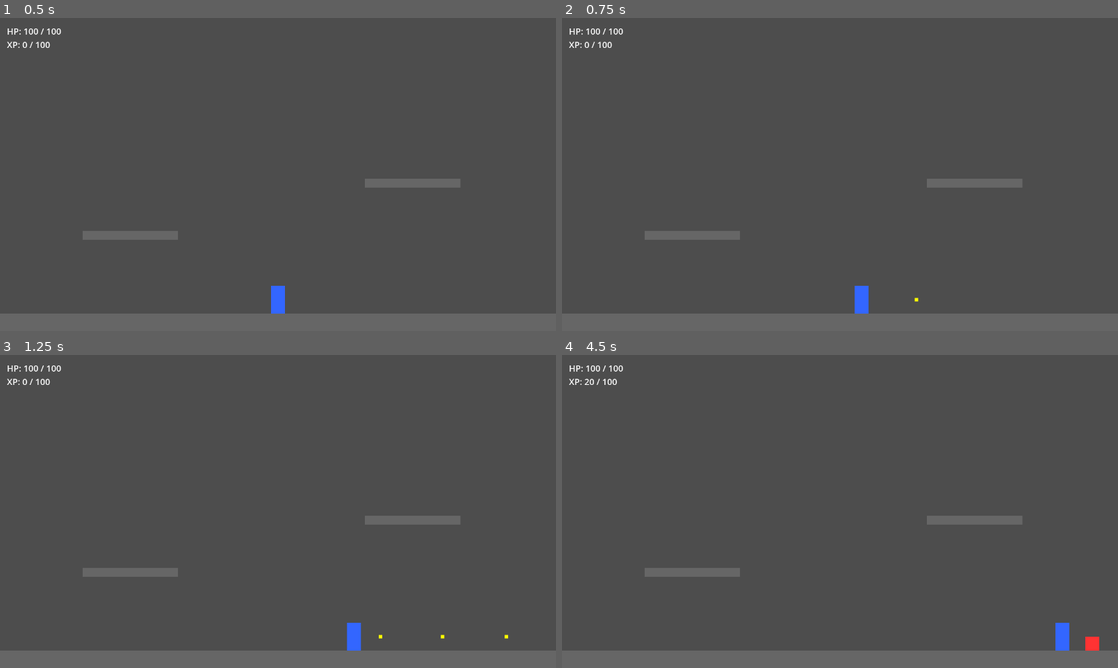
Above: before the commit, frames 1-4 (two rows, left to right).
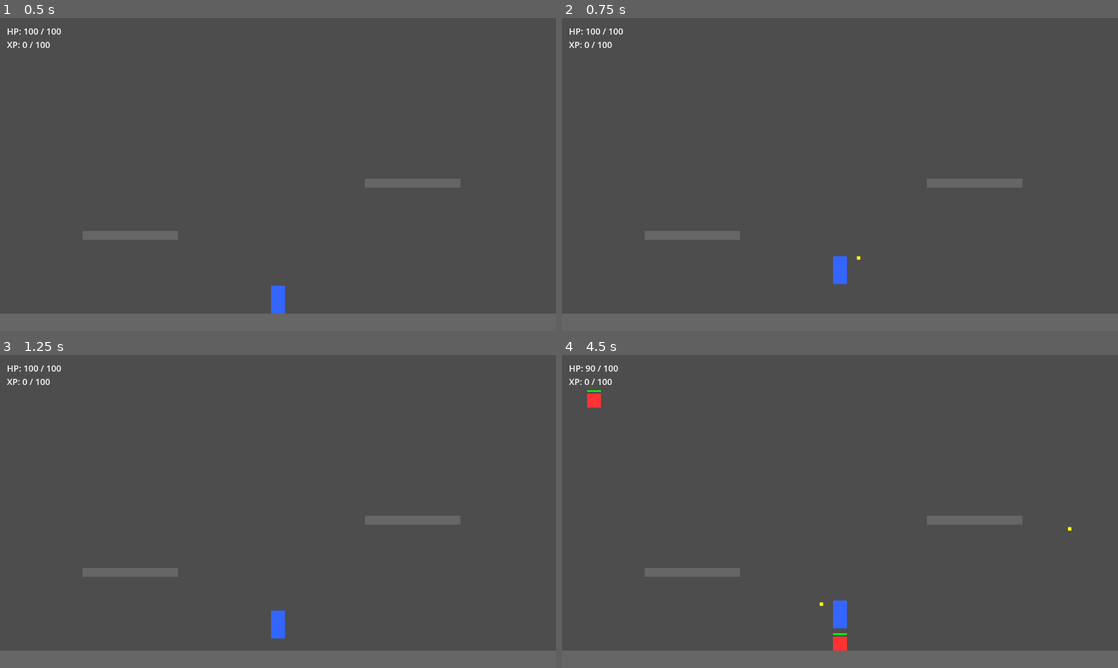
Above: after the commit, the same moments.

Repository: phanthakandt/shoot
Game: Godot game, scene res://scenes/Main.tscn
The game is run twice, just before and just after one commit, with the same random seed, the same clock (stepped at 60 frames per second) and the same inputs.
Inputs (mouse positions are in pixels of both pictures, inside the frame that each line leads up to):
- Up to frame 1 (0.5 s): no input
- Up to frame 2 (0.75 s): tap Enter (ui_accept) at 0.5 s; move the mouse to (962, 158) at 0.52 s; hold Right (ui_right) from 0.53 s (still down); hold Space from 0.53 s (still down); click (962, 158) at 0.67 s
- Up to frame 3 (1.25 s): keep holding Right (ui_right); keep holding Space; tap Enter (ui_accept) at 0.77, 0.8, 1.07 s
- Up to frame 4 (4.5 s): move the mouse to (728, 527) at 1.27 s; release Space at 1.28 s; tap Enter (ui_accept) at 1.35, 1.52, 1.82, 2.3, 3.02, 3.32 s; click (728, 527) at 1.42 s; tap Space at 1.55, 2.85, 4.35 s; move the mouse to (895, 442) at 2.02 s; release Right (ui_right) at 2.03 s; hold Left (ui_left) 2.03-2.78 s; hold Space 2.03-2.78 s; click (895, 442) at 2.17 s; move the mouse to (812, 574) at 2.77 s; hold Right (ui_right) 2.78-4.28 s; click (812, 574) at 2.92 s; move the mouse to (1006, 558) at 3.52 s; hold Enter (ui_accept) 3.53-4.28 s; click (1006, 558) at 3.67 s; move the mouse to (673, 464) at 4.27 s; hold Left (ui_left) from 4.28 s (still down); click (673, 464) at 4.42 s

Frame 1 is identical in both runs. In frame 2, 0.5% of the frame differs, in the area x 48-65%, y 76-95%; in frame 3, 0.5%; in frame 4, 0.9%, in the area x 4-97%, y 3-95%.

Commit message:
ปรับเรื่องขอบแมพและ ai ศัตรู ระบบพื้นฐานน่าจะพอใช้ได้

Diff:
--- a/scenes/Enemy.tscn
+++ b/scenes/Enemy.tscn
@@ -19,3 +19,17 @@
 
 [node name="CollisionShape2D" type="CollisionShape2D" parent="."]
 shape = SubResource("RectangleShape2D_enemy")
+
+[node name="HealthBarBg" type="ColorRect" parent="."]
+offset_left = -16.0
+offset_top = -24.0
+offset_right = 16.0
+offset_bottom = -20.0
+color = Color(0.1, 0.1, 0.1, 1)
+
+[node name="HealthBarFill" type="ColorRect" parent="."]
+offset_left = -16.0
+offset_top = -24.0
+offset_right = 16.0
+offset_bottom = -20.0
+color = Color(0, 1, 0, 1)
--- a/scenes/Main.tscn
+++ b/scenes/Main.tscn
@@ -1,6 +1,6 @@
-[gd_scene load_steps=6 format=3]
+[gd_scene format=3 uid="uid://dovpyu2e42liy"]
 
-[ext_resource type="Script" path="res://scripts/Main.gd" id="1"]
+[ext_resource type="Script" uid="uid://bhcu5qoqmdyvx" path="res://scripts/Main.gd" id="1"]
 [ext_resource type="PackedScene" path="res://scenes/Player.tscn" id="2"]
 [ext_resource type="PackedScene" path="res://scenes/LevelUpUI.tscn" id="3"]
 
@@ -10,64 +10,92 @@
 [sub_resource type="RectangleShape2D" id="RectangleShape2D_platform"]
 size = Vector2(220, 20)
 
-[node name="Main" type="Node2D"]
+[sub_resource type="RectangleShape2D" id="RectangleShape2D_wall"]
+size = Vector2(20, 720)
+
+[node name="Main" type="Node2D" unique_id=1572924453]
 script = ExtResource("1")
 
-[node name="Ground" type="StaticBody2D" parent="."]
+[node name="Ground" type="StaticBody2D" parent="." unique_id=1607646167]
 position = Vector2(640, 700)
-collision_layer = 1
 collision_mask = 0
 
-[node name="ColorRect" type="ColorRect" parent="Ground"]
+[node name="ColorRect" type="ColorRect" parent="Ground" unique_id=676826374]
 offset_left = -640.0
 offset_top = -20.0
 offset_right = 640.0
 offset_bottom = 20.0
 color = Color(0.4, 0.4, 0.4, 1)
 
-[node name="CollisionShape2D" type="CollisionShape2D" parent="Ground"]
+[node name="CollisionShape2D" type="CollisionShape2D" parent="Ground" unique_id=73639487]
 shape = SubResource("RectangleShape2D_ground")
 
-[node name="Platform1" type="StaticBody2D" parent="."]
+[node name="Platform1" type="StaticBody2D" parent="." unique_id=1750285861]
 position = Vector2(300, 500)
-collision_layer = 1
 collision_mask = 0
 
-[node name="ColorRect" type="ColorRect" parent="Platform1"]
+[node name="ColorRect" type="ColorRect" parent="Platform1" unique_id=1726192163]
 offset_left = -110.0
 offset_top = -10.0
 offset_right = 110.0
 offset_bottom = 10.0
 color = Color(0.4, 0.4, 0.4, 1)
 
-[node name="CollisionShape2D" type="CollisionShape2D" parent="Platform1"]
+[node name="CollisionShape2D" type="CollisionShape2D" parent="Platform1" unique_id=1902048920]
 shape = SubResource("RectangleShape2D_platform")
 
-[node name="Platform2" type="StaticBody2D" parent="."]
+[node name="Platform2" type="StaticBody2D" parent="." unique_id=1504984135]
 position = Vector2(950, 380)
-collision_layer = 1
 collision_mask = 0
 
-[node name="ColorRect" type="ColorRect" parent="Platform2"]
+[node name="ColorRect" type="ColorRect" parent="Platform2" unique_id=2121779235]
 offset_left = -110.0
 offset_top = -10.0
 offset_right = 110.0
 offset_bottom = 10.0
 color = Color(0.4, 0.4, 0.4, 1)
 
-[node name="CollisionShape2D" type="CollisionShape2D" parent="Platform2"]
+[node name="CollisionShape2D" type="CollisionShape2D" parent="Platform2" unique_id=1529471078]
 shape = SubResource("RectangleShape2D_platform")
 
-[node name="Player" parent="." instance=ExtResource("2")]
+[node name="LeftWall" type="StaticBody2D" parent="." unique_id=224029507]
+position = Vector2(-10, 360)
+collision_mask = 0
+
+[node name="ColorRect" type="ColorRect" parent="LeftWall" unique_id=2038916105]
+offset_left = -10.0
+offset_top = -360.0
+offset_right = 10.0
+offset_bottom = 360.0
+color = Color(0.4, 0.4, 0.4, 1)
+
+[node name="CollisionShape2D" type="CollisionShape2D" parent="LeftWall" unique_id=295874375]
+shape = SubResource("RectangleShape2D_wall")
+
+[node name="RightWall" type="StaticBody2D" parent="." unique_id=328102167]
+position = Vector2(1290, 360)
+collision_mask = 0
+
+[node name="ColorRect" type="ColorRect" parent="RightWall" unique_id=1684152128]
+offset_left = -10.0
+offset_top = -360.0
+offset_right = 10.0
+offset_bottom = 360.0
+color = Color(0.4, 0.4, 0.4, 1)
+
+[node name="CollisionShape2D" type="CollisionShape2D" parent="RightWall" unique_id=293367897]
+shape = SubResource("RectangleShape2D_wall")
+
+[node name="Player" parent="." unique_id=841145861 instance=ExtResource("2")]
 position = Vector2(640, 648)
 
-[node name="SpawnTimer" type="Timer" parent="."]
+[node name="SpawnTimer" type="Timer" parent="." unique_id=435494449]
 wait_time = 2.0
 autostart = true
 
-[node name="HUD" type="CanvasLayer" parent="."]
+[node name="HUD" type="CanvasLayer" parent="." unique_id=1872144285]
 
-[node name="StatsLabel" type="Label" parent="HUD"]
+[node name="StatsLabel" type="Label" parent="HUD" unique_id=2093898990]
 offset_left = 16.0
 offset_top = 16.0
 offset_right = 320.0
@@ -76,4 +104,4 @@
 text = "HP: 100 / 100
 XP: 0 / 100"
 
-[node name="LevelUpUI" parent="." instance=ExtResource("3")]
+[node name="LevelUpUI" parent="." unique_id=1451137201 instance=ExtResource("3")]
--- a/scripts/Bullet.gd
+++ b/scripts/Bullet.gd
@@ -1,10 +1,10 @@
 extends Area2D
 class_name Bullet
 ## Bullet: small yellow 8x8 ColorRect.
-## Travels in a straight horizontal line and frees itself on impact
+## Travels in a straight line along `direction` and frees itself on impact
 ## or after a short lifetime (so stray bullets don't pile up forever).
 
-var direction: int = 1      # 1 = right, -1 = left (set by Player before adding to tree)
+var direction: Vector2 = Vector2.RIGHT  # normalized travel direction (set by Player before adding to tree)
 var speed: float = 700.0
 var damage: float = 10.0
 var size_mult: float = 1.0  # scales the bullet's visuals + collision shape
@@ -23,7 +23,7 @@
 	if Engine.time_scale == 0.0:
 		return
 
-	position.x += direction * speed * delta
+	position += direction * speed * delta
 
 	_lifetime -= delta
 	if _lifetime <= 0.0:
--- a/scripts/Enemy.gd
+++ b/scripts/Enemy.gd
@@ -1,20 +1,27 @@
 extends CharacterBody2D
 ## Enemy: red 32x32 ColorRect.
 ## Walks toward the player's X position. Falls to the floor with gravity.
-## Dies (and grants XP) when its HP reaches 0.
+## If standing on a platform above the player, walks off the edge instead
+## of stalling directly overhead. Dies (and grants XP) when its HP reaches 0.
 
 @export var max_hp: float = 30.0
 @export var move_speed: float = 80.0
 @export var xp_value: float = 20.0
 
 const GRAVITY: float = 1200.0
+const HEALTH_BAR_WIDTH: float = 32.0
+const ABOVE_PLAYER_Y_OFFSET: float = 16.0  # how much higher than the player counts as "on a platform above"
 
 var current_hp: float = max_hp
+var _fallback_direction: float = 1.0  # used when directly above/below the player
+
+@onready var health_bar_fill: ColorRect = $HealthBarFill
 
 
 func _ready() -> void:
 	current_hp = max_hp
 	add_to_group("enemies")
+	_fallback_direction = -1.0 if randf() < 0.5 else 1.0
 
 
 func _physics_process(delta: float) -> void:
@@ -27,10 +34,22 @@
 	else:
 		velocity.y = 0.0
 
-	# Simple AI: walk toward the player's horizontal position.
 	var player: Player = GameManager.player
 	if is_instance_valid(player):
-		var dir_x: float = sign(player.global_position.x - global_position.x)
+		var dir_x: float
+		# Smaller Y = higher up. If standing on a platform above the player,
+		# ignore their X and keep walking the current direction to walk off
+		# the edge instead of stalling on top of them.
+		if is_on_floor() and global_position.y <= player.global_position.y - ABOVE_PLAYER_Y_OFFSET:
+			dir_x = sign(velocity.x)
+		else:
+			# Normal AI: walk toward the player's horizontal position.
+			dir_x = sign(player.global_position.x - global_position.x)
+
+		# sign() returns 0 when stationary or directly above/below the player,
+		# which would stall the enemy forever, so fall back to a fixed direction.
+		if dir_x == 0.0:
+			dir_x = _fallback_direction
 		velocity.x = dir_x * move_speed
 	else:
 		velocity.x = 0.0
@@ -41,6 +60,7 @@
 ## Called by Bullet on hit.
 func take_damage(amount: float) -> void:
 	current_hp -= amount
+	health_bar_fill.size.x = HEALTH_BAR_WIDTH * clampf(current_hp / max_hp, 0.0, 1.0)
 	if current_hp <= 0.0:
 		_die()
 
--- a/scripts/Main.gd
+++ b/scripts/Main.gd
@@ -5,10 +5,9 @@
 
 @export var spawn_interval: float = 2.0
 
-# Arena geometry constants (must match the Ground node in Main.tscn).
-const GROUND_TOP_Y: float = 680.0
-const ENEMY_HALF_HEIGHT: float = 16.0
-const EDGE_MARGIN: float = 20.0
+# Arena geometry constants.
+const EDGE_MARGIN: float = 20.0     # keep spawns this far from the screen's left/right edges
+const SPAWN_ABOVE_SCREEN: float = 40.0  # spawn this far above the top of the viewport
 
 @onready var spawn_timer: Timer = $SpawnTimer
 @onready var stats_label: Label = $HUD/StatsLabel
@@ -27,13 +26,13 @@
 	_spawn_enemy()
 
 
-## Spawns an enemy at the left or right edge of the screen, standing on the floor.
+## Spawns an enemy at a random horizontal position above the screen; it then
+## falls under gravity (see Enemy._physics_process) onto the ground or a platform.
 func _spawn_enemy() -> void:
 	var enemy: CharacterBody2D = ENEMY_SCENE.instantiate()
 	var viewport_width: float = get_viewport_rect().size.x
-	var spawn_from_left: bool = randi() % 2 == 0
-	var spawn_x: float = EDGE_MARGIN if spawn_from_left else viewport_width - EDGE_MARGIN
-	enemy.global_position = Vector2(spawn_x, GROUND_TOP_Y - ENEMY_HALF_HEIGHT)
+	var spawn_x: float = randf_range(EDGE_MARGIN, viewport_width - EDGE_MARGIN)
+	enemy.global_position = Vector2(spawn_x, -SPAWN_ABOVE_SCREEN)
 	add_child(enemy)
 
 
--- a/scripts/Player.gd
+++ b/scripts/Player.gd
@@ -1,8 +1,8 @@
 extends CharacterBody2D
 class_name Player
 ## Player character: blue 32x64 ColorRect.
-## Controls: Left/Right arrows = move, Up arrow = jump, Space/Enter = shoot.
-## (these are Godot's built-in "ui_left", "ui_right", "ui_up", "ui_accept" actions)
+## Controls: A/D = move, W or Space = jump, hold Left Mouse Button = fire.
+## Aiming follows the mouse cursor in 360 degrees.
 
 # --- Core stats (shown in the Inspector, tweak to taste) -------------------
 @export var max_hp: float = 100.0
@@ -24,8 +24,8 @@
 const JUMP_VELOCITY: float = -450.0
 
 # --- Internal state -----------------------------------------------------------
-var facing_direction: int = 1   # 1 = right, -1 = left
 var _fire_cooldown: float = 0.0
+var _jump_was_pressed: bool = false
 
 const BULLET_SCENE: PackedScene = preload("res://scenes/Bullet.tscn")
 
@@ -52,39 +52,45 @@
 
 	# --- Horizontal movement ---
 	var direction := 0
-	if Input.is_action_pressed("ui_left"):
+	if Input.is_physical_key_pressed(KEY_A):
 		direction -= 1
-	if Input.is_action_pressed("ui_right"):
+	if Input.is_physical_key_pressed(KEY_D):
 		direction += 1
 
 	if direction != 0:
 		velocity.x = direction * move_speed
-		facing_direction = direction
 	else:
 		velocity.x = move_toward(velocity.x, 0.0, move_speed)
 
-	# --- Jump ---
-	if Input.is_action_just_pressed("ui_up") and is_on_floor():
+	# --- Jump (W or Space, edge-triggered) ---
+	var jump_pressed := Input.is_physical_key_pressed(KEY_W) or Input.is_physical_key_pressed(KEY_SPACE)
+	if jump_pressed and not _jump_was_pressed and is_on_floor():
 		velocity.y = JUMP_VELOCITY
+	_jump_was_pressed = jump_pressed
 
 	move_and_slide()
 
-	# --- Shooting ---
+	# --- Shooting (360-degree aim, hold left mouse button to auto-fire) ---
 	_fire_cooldown -= delta
-	if Input.is_action_pressed("ui_accept") and _fire_cooldown <= 0.0:
+	if Input.is_mouse_button_pressed(MOUSE_BUTTON_LEFT) and _fire_cooldown <= 0.0:
 		_shoot()
 		_fire_cooldown = fire_rate
 
 
-## Spawns one or more bullets traveling in the direction the player is facing.
+## Spawns one or more bullets traveling from the player towards the mouse cursor.
 func _shoot() -> void:
+	var aim_direction := (get_global_mouse_position() - global_position).normalized()
+	if aim_direction == Vector2.ZERO:
+		aim_direction = Vector2.RIGHT
+
+	var perpendicular := Vector2(-aim_direction.y, aim_direction.x)
 	var spacing := 12.0
 	for i in range(bullet_count):
 		var bullet: Bullet = BULLET_SCENE.instantiate()
-		# Stack extra bullets vertically around the player's center.
-		var offset_y := (i - (bullet_count - 1) / 2.0) * spacing
-		bullet.global_position = global_position + Vector2(facing_direction * 24.0, offset_y)
-		bullet.direction = facing_direction
+		# Stack extra bullets side-by-side, perpendicular to the aim direction.
+		var offset := (i - (bullet_count - 1) / 2.0) * spacing
+		bullet.global_position = global_position + aim_direction * 24.0 + perpendicular * offset
+		bullet.direction = aim_direction
 		bullet.damage = damage
 		bullet.size_mult = bullet_size_mult
 		get_tree().current_scene.add_child(bullet)
Not shown, changed: CLAUDE.md
